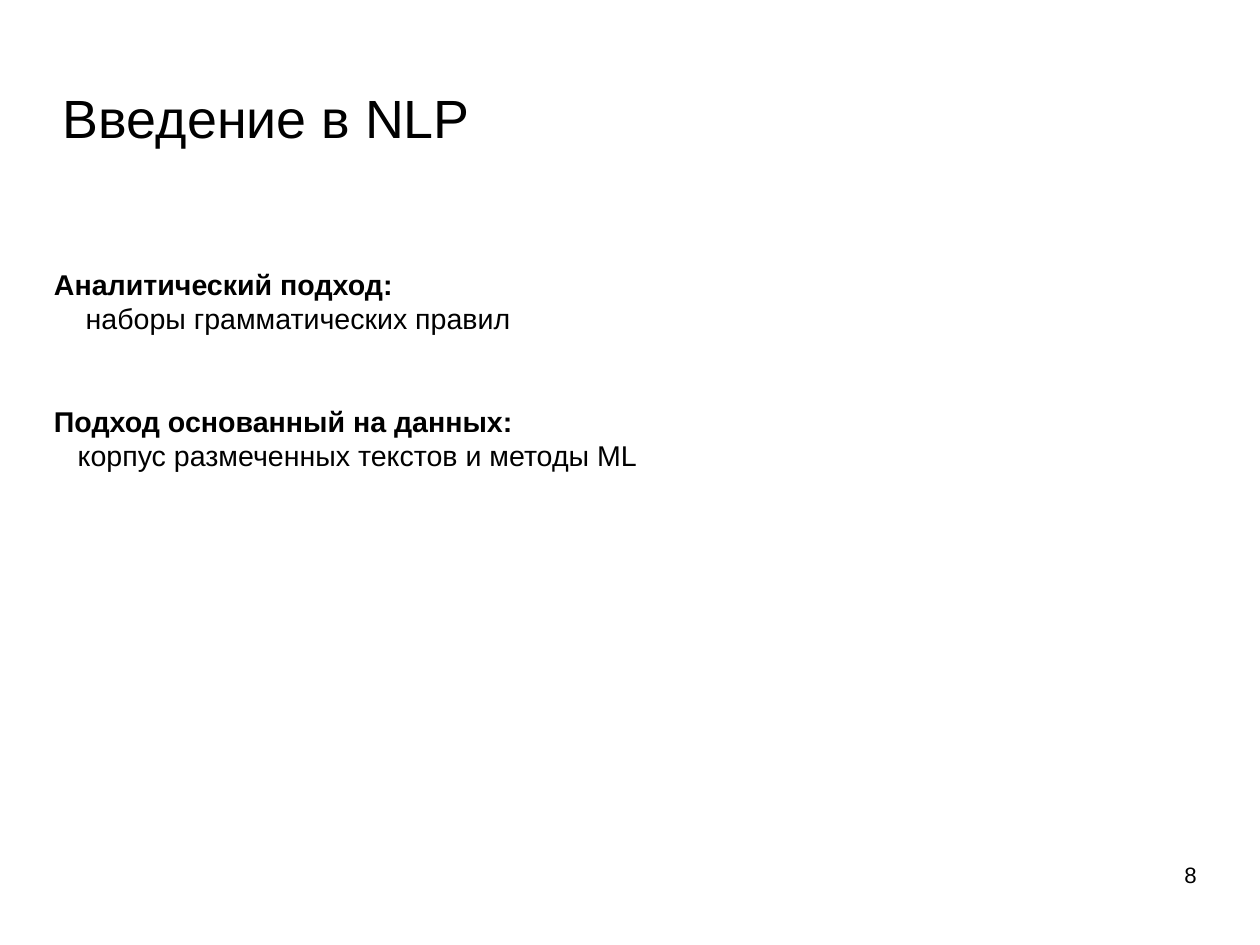
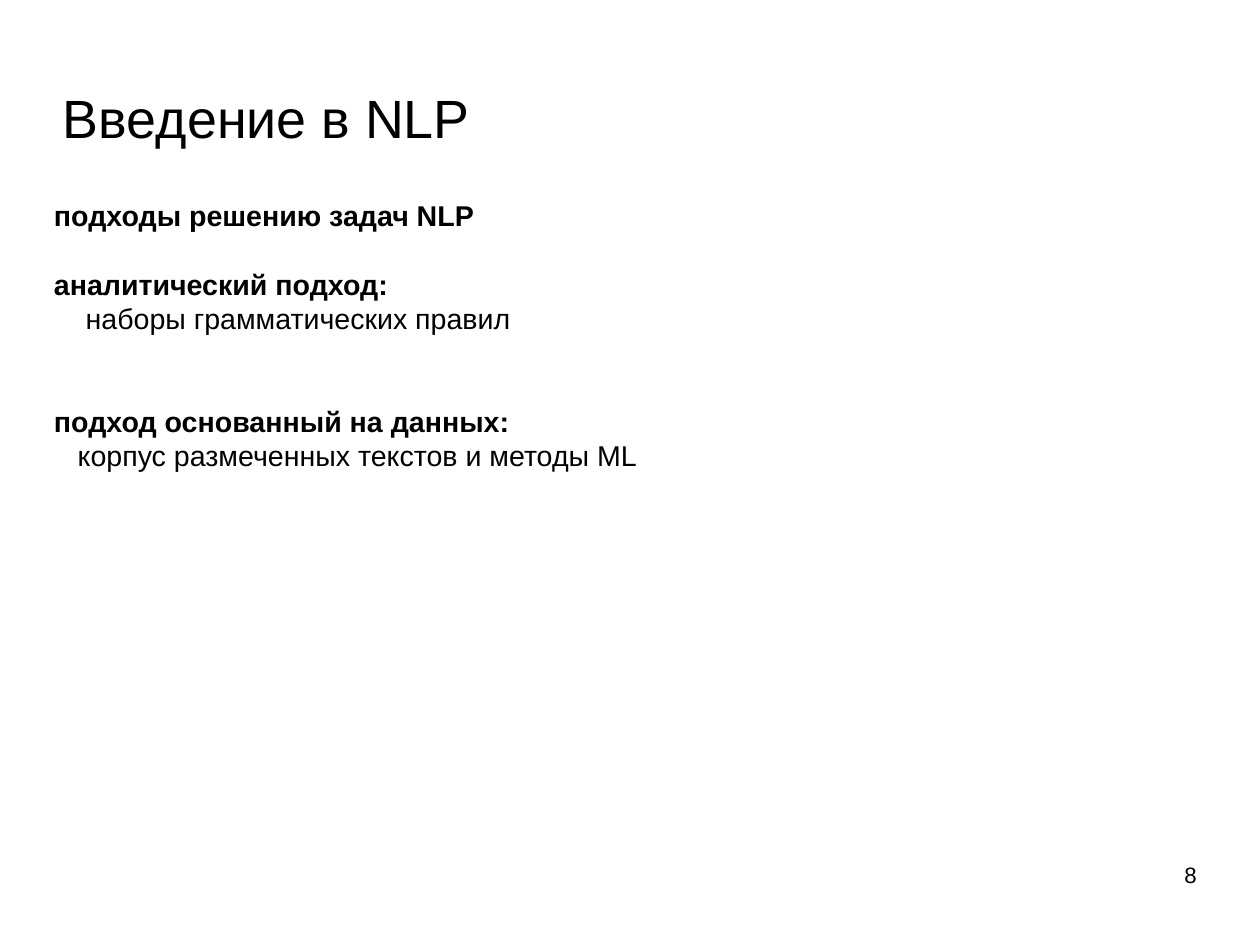
Before and after one commit to mechanoid5/ml_nlp_2022, a slide deck: slide 8 of 01-intro.odp. Drawn at 1260x945 pixels with LibreOffice and Linux fonts; fonts in the diff are those of the drawing; background and template pictures are left out. Boxes give left, top, right and bottom in pixels: in the first picture for what was removed or moved away, otherwise in the second. Text is boxed around its words. In the diff, an @@ line names an element or a change of style, - is before the commit and + after.

```diff
--- a/01-intro.odp
+++ b/01-intro.odp
@@ text at [54,206,474,300]: text changed @@
-Аналитический подход:
+подходы решению задач NLP
+аналитический подход:
@@ text at [54,410,509,437]: text changed @@
-Подход основанный на данных:
+подход основанный на данных:
```
Also in this commit, not shown: 2 other slides changed, 1 other file.
